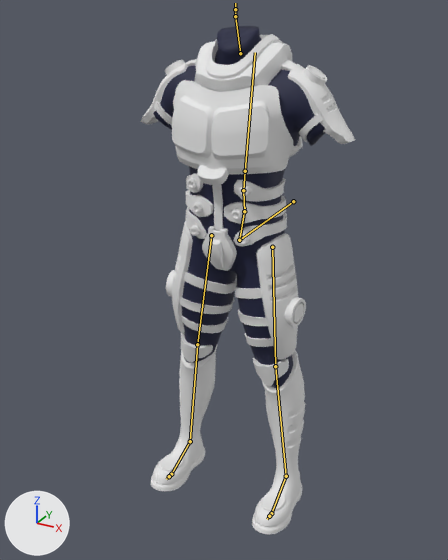
What one commit did to the FBX model RenegadeHomeTour/Assets/_Design/Models/Avatar/Body_Amputee.fbx.
Both versions are drawn from a camera (50 mm lens) standing at (0.857, -1.669, 1.614) and looking at (-0.01, -0.093, 0.826). Lighting does not change. The marker at lower left points along +X, +Y and +Z. The bones that bend it are drawn over the model as lines.

Objects in the first picture: 'Body.003', 'Plane.000'.
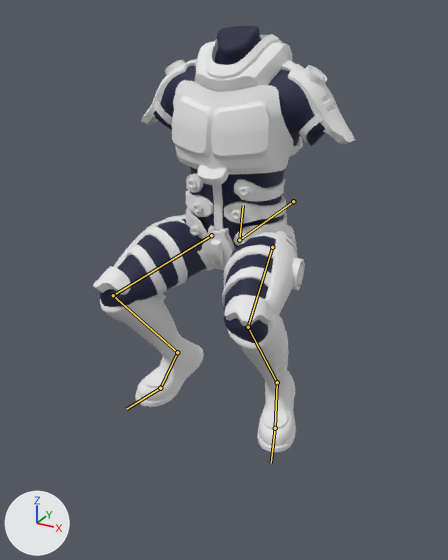
The newer file adds an action. The first version stands in its rest pose; the second is drawn at frame 1 of the action 'man_base.003|Crouch'.

Scene script edits in JSON lines:
```json
{"block": "bone_thigh_l", "where": "bone_thigh_l = bpy.data.objects['man_base.003'].pose.bones['thigh_l']  # child of 'pelvis'"}
{"op": "set", "path": "bone_thigh_l.rotation_quaternion", "old": "(1.0, 0.0, 0.0, 0.0)", "new": "(0.781, -0.546, -0.186, 0.24)", "note": "degrees (0, 0, 0) -> degrees (-70, -2, 35)"}
{"block": "bone_calf_l", "where": "bone_calf_l = bpy.data.objects['man_base.003'].pose.bones['calf_l']  # child of 'thigh_l'"}
{"op": "set", "path": "bone_calf_l.rotation_quaternion", "old": "(1.0, 0.0, 0.0, 0.0)", "new": "(0.552, 0.828, 0.066, -0.078)", "note": "degrees (0, 0, 0) -> degrees (113, 12, 1)"}
{"block": "bone_foot_l", "where": "bone_foot_l = bpy.data.objects['man_base.003'].pose.bones['foot_l']  # child of 'calf_l'"}
{"op": "set", "path": "bone_foot_l.rotation_quaternion", "old": "(1.0, 0.0, 0.0, 0.0)", "new": "(0.999, -0.036, -0.002, -0.01)", "note": "degrees (0, 0, 0) -> degrees (-4, 0, -1)"}
{"block": "bone_ball_l", "where": "bone_ball_l = bpy.data.objects['man_base.003'].pose.bones['ball_l']  # child of 'foot_l'"}
{"op": "set", "path": "bone_ball_l.rotation_quaternion", "old": "(1.0, 0.0, 0.0, 0.0)", "new": "(0.981, -0.188, 0.014, -0.054)", "note": "degrees (0, 0, 0) -> degrees (-22, 0, -6)"}
{"block": "bone_thigh_r", "where": "bone_thigh_r = bpy.data.objects['man_base.003'].pose.bones['thigh_r']  # child of 'pelvis'"}
{"op": "set", "path": "bone_thigh_r.rotation_quaternion", "old": "(1.0, 0.0, 0.0, 0.0)", "new": "(0.774, -0.52, 0.242, -0.27)", "note": "degrees (0, 0, 0) -> degrees (-70, 5, -42)"}
{"block": "bone_calf_r", "where": "bone_calf_r = bpy.data.objects['man_base.003'].pose.bones['calf_r']  # child of 'thigh_r'"}
{"op": "set", "path": "bone_calf_r.rotation_quaternion", "old": "(1.0, 0.0, 0.0, 0.0)", "new": "(0.549, 0.812, -0.101, 0.169)", "note": "degrees (0, 0, 0) -> degrees (112, -23, 1)"}
{"block": "bone_foot_r", "where": "bone_foot_r = bpy.data.objects['man_base.003'].pose.bones['foot_r']  # child of 'calf_r'"}
{"op": "set", "path": "bone_foot_r.rotation_quaternion", "old": "(1.0, 0.0, 0.0, 0.0)", "new": "(0.999, -0.036, 0.002, 0.01)", "note": "degrees (0, 0, 0) -> degrees (-4, 0, 1)"}
{"block": "bone_ball_r", "where": "bone_ball_r = bpy.data.objects['man_base.003'].pose.bones['ball_r']  # child of 'foot_r'"}
{"op": "set", "path": "bone_ball_r.rotation_quaternion", "old": "(1.0, 0.0, 0.0, 0.0)", "new": "(0.981, -0.188, -0.014, 0.054)", "note": "degrees (0, 0, 0) -> degrees (-22, 0, 6)"}
```

Pixel boxes [x1, y1, x2, y2] of what changed, in the pictures (448 x 560 px):
```json
{"object": "Plane.000", "change": "posed", "before": [140, 34, 355, 534], "after": [93, 34, 355, 452], "on screen": "22% wider, 16% shorter"}
{"object": "Body.003", "change": "posed", "before": [153, 26, 325, 388], "after": [100, 26, 325, 343], "on screen": "31% wider, 12% shorter"}
{"bone": "thigh_l", "before": "(272, 247) to (275, 366)", "after": "(272, 247) to (248, 327)"}
{"bone": "calf_l", "before": "(275, 366) to (286, 476)", "after": "(248, 327) to (277, 382)"}
{"bone": "foot_l", "before": "(286, 476) to (271, 513)", "after": "(277, 382) to (275, 428)"}
{"bone": "ball_l", "before": "(271, 513) to (269, 516)", "after": "(275, 428) to (271, 463)"}
{"bone": "thigh_r", "before": "(211, 235) to (197, 344)", "after": "(211, 235) to (113, 295)"}
{"bone": "calf_r", "before": "(197, 344) to (190, 441)", "after": "(113, 295) to (177, 352)"}
{"bone": "foot_r", "before": "(190, 441) to (171, 474)", "after": "(177, 352) to (160, 388)"}
{"bone": "ball_r", "before": "(171, 474) to (169, 476)", "after": "(160, 388) to (126, 409)"}
```
